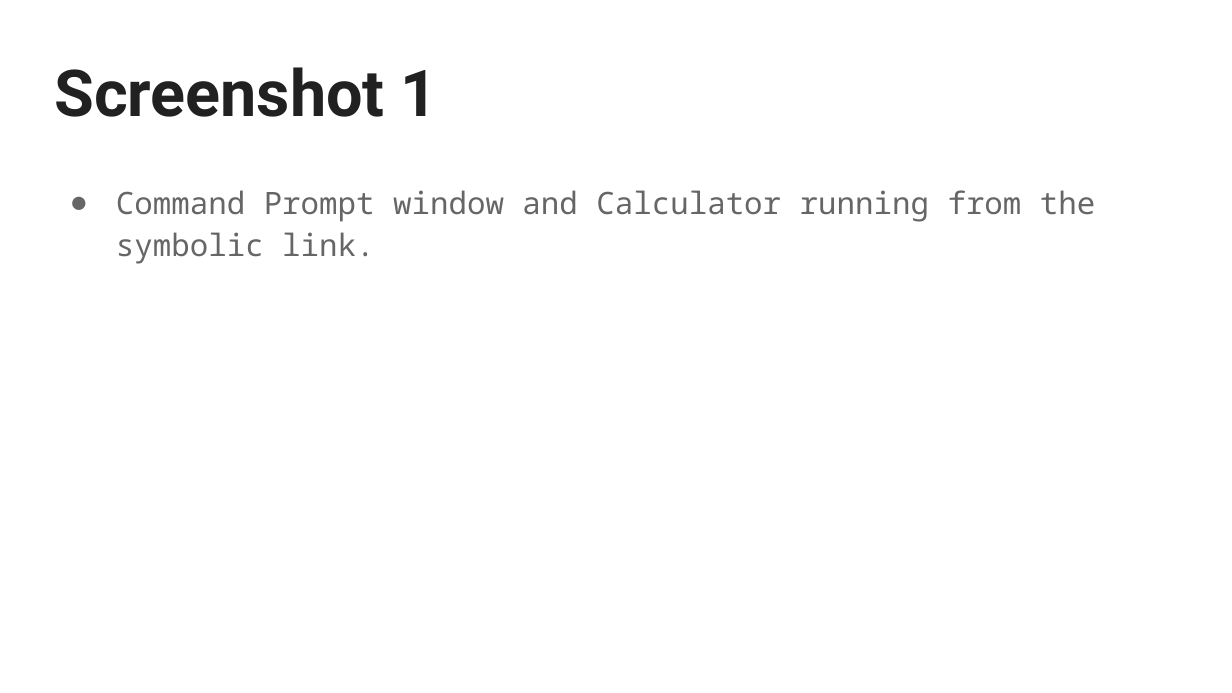
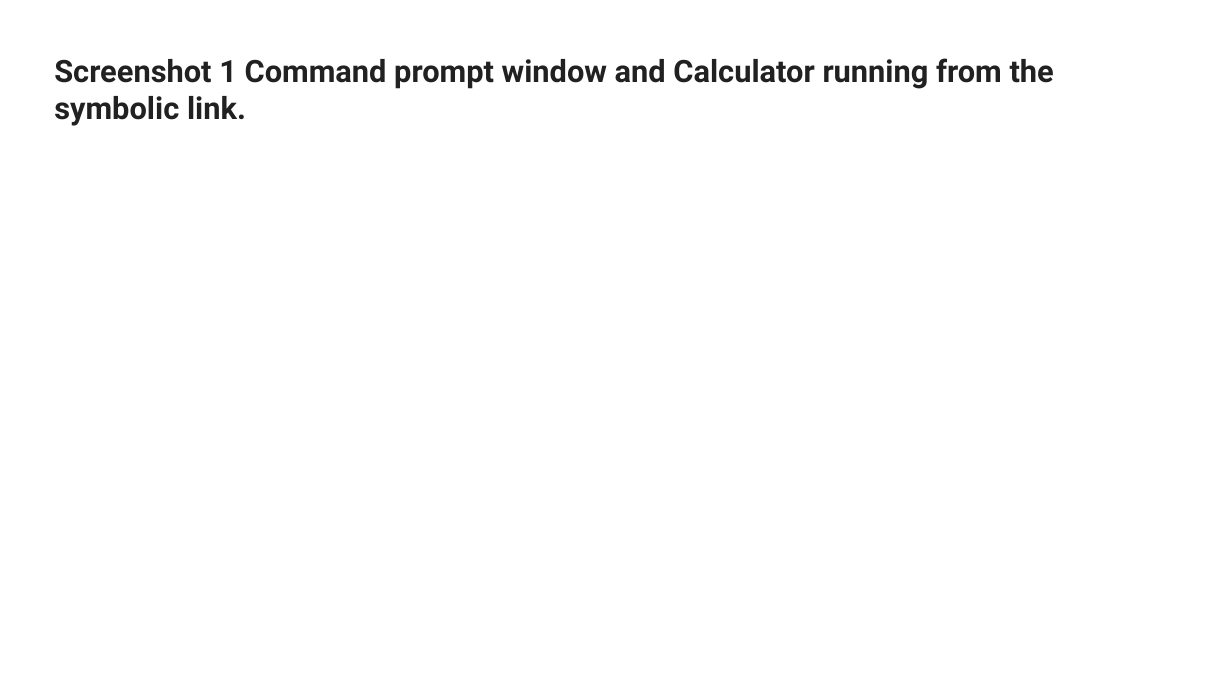
Before and after one commit to WikiSteve/networking-labs, a slide deck: slide 2 of labs/080-windows-batch-files/assets/Windows Batch Files SUBMISSION TEMPLATE.pptx. Drawn at 1232x693 pixels with LibreOffice and Linux fonts; fonts in the diff are those of the drawing. Boxes give left, top, right and bottom in pixels: in the first picture for what was removed or moved away, otherwise in the second. Text is boxed around its words. In the diff, an @@ line names an element or a change of style, - is before the commit and + after.

```diff
--- a/labs/080-windows-batch-files/assets/Windows Batch Files SUBMISSION TEMPLATE.pptx
+++ b/labs/080-windows-batch-files/assets/Windows Batch Files SUBMISSION TEMPLATE.pptx
@@ title at (54, 58, 1054, 126): text changed; size 37.8 to 18 pt @@
-Screenshot 1
+Screenshot 1 Command prompt window and Calculator running from the symbolic link.
@@ text removed at (116, 190, 1095, 264) @@
-● Command Prompt window and Calculator running from the symbolic link.
```
Also in this commit, not shown: 8 other slides changed, 6 other files.
